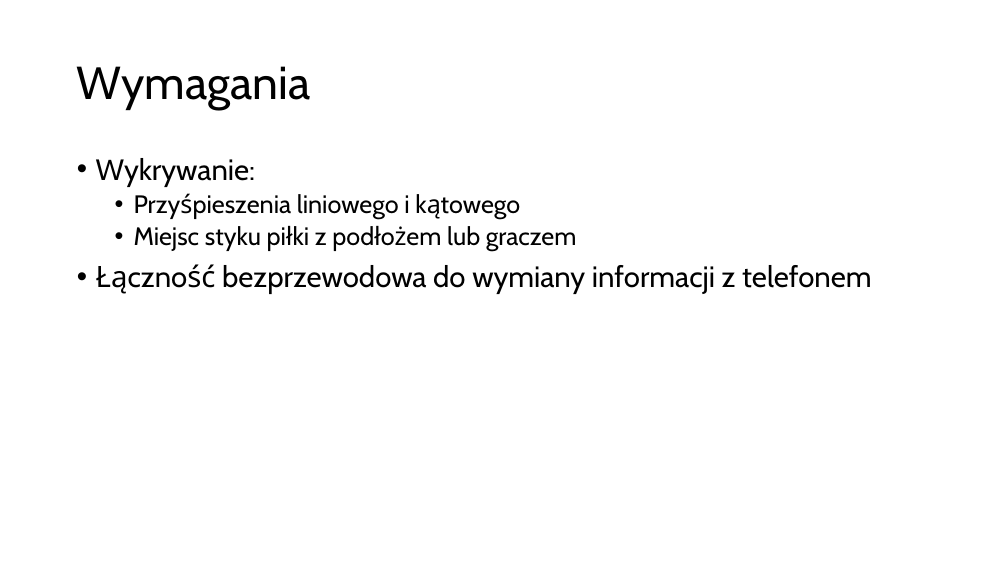
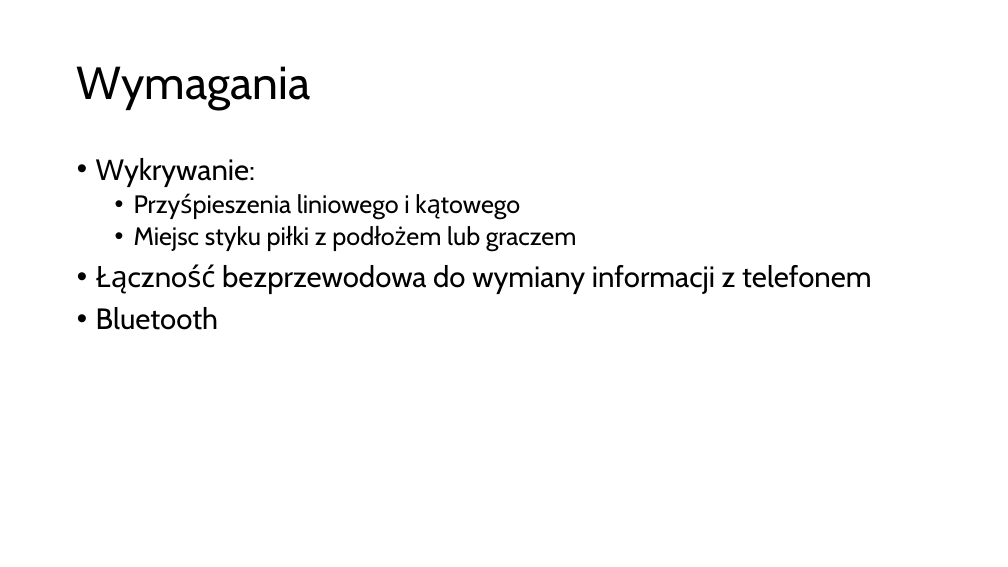
Before and after one commit to Szymek200/Smart-ball, a slide deck: slide 2 of Prezentacja/Smart-piłka_prez.pptx. Drawn at 1008x567 pixels with LibreOffice and Linux fonts; fonts in the diff are those of the drawing. Boxes give left, top, right and bottom in pixels: in the first picture for what was removed or moved away, otherwise in the second. Text is boxed around its words. In the diff, an @@ line names an element or a change of style, - is before the commit and + after.

```diff
--- a/Prezentacja/Smart-piłka_prez.pptx
+++ b/Prezentacja/Smart-piłka_prez.pptx
@@ text at <box>96,307,218,330</box>: paragraph added @@
+• Bluetooth
```
Also in this commit, not shown: 3 other slides changed, 7 slides added, 3 slides removed, 9 other files.
